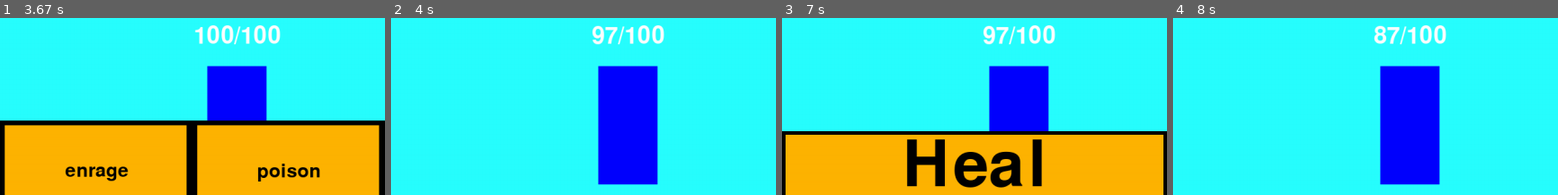
Above: before the commit, frames 1-4 (left to right).
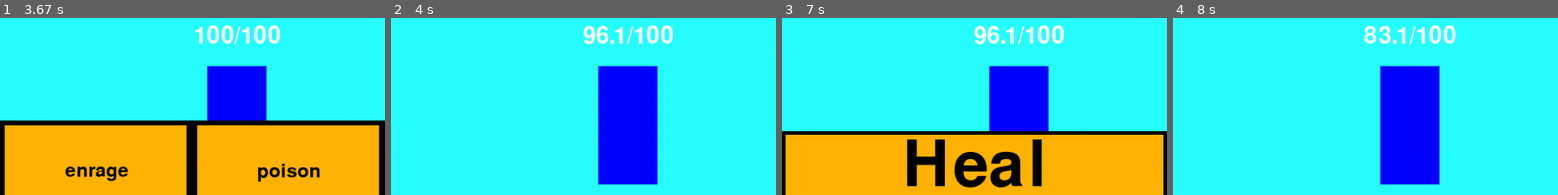
Above: after the commit, the same moments.

Repository: cast-hen/titanic_escape
Game: pygame game, started from personal/Branko/Fighting function Testing.py
Same seed, same stepped clock (60 frames per second), same inputs: the game is played once before the commit and once after it.
Inputs (mouse positions are % of the whole screen's width and height, from its top left):
- Up to frame 1 (3.67 s): click (32, 64) at 0.38 s; click (26, 29) at 0.72 s; click (23, 78) at 1.45 s; click (75, 68) at 1.78 s; click (22, 63) at 3.32 s
- Up to frame 2 (4 s): click "combo punch" at 3.68 s
- Up to frame 3 (7 s): click (79, 73) at 5.22 s; move the mouse to (38, 34) at 6.65 s; click (38, 34) at 6.95 s
- Up to frame 4 (8 s): click (17, 61) at 7.43 s; click "punch" at 7.77 s
The pictures show only the part of the screen within x 50-100%, y 28-78%; the shares and areas given below are measured in that part.

Frame 1 is identical in both runs. In frame 2, 1.6% of the frame differs, in the area x 50-74%, y 4-16%; in frame 3, 1.6%; in frame 4, 1.7%, in the area x 49-74%, y 4-16%.

Commit message:
een paar moves toegevoeg, unfinished

Diff:
--- a/personal/Branko/Fighting function Testing.py
+++ b/personal/Branko/Fighting function Testing.py
@@ -69,6 +69,8 @@
     enemyHeals = enemy.heals
     damageMultiplierPlayer = 1
     damageMultiplierEnemy = 1
+    enrageTurnsLeftPlayer = 0
+    enrageTurnsLeftEnemy = 0
     fighting = True
     state = "turnPlayer"
     draw_scene()
@@ -128,8 +130,10 @@
                             damage += 3
                             if random.randint(0, 1) == 0:
                                 done = True
+                        damage *= damageMultiplierPlayer
                     elif move == "enrage":
-                        pass
+                        damageMultiplierPlayer = 1.3
+                        enrageTurnsLeftPlayer = 4
                     elif move == "poison":
                         pass
                     elif move == "life steal":
@@ -140,6 +144,10 @@
                         enemyCurrentHealth += 20
                         if enemyCurrentHealth > enemy.hitpoints:
                             enemyCurrentHealth = enemy.hitpoints
+                    if enrageTurnsLeftPlayer > 0:
+                        enrageTurnsLeftPlayer -= 1
+                        if enrageTurnsLeftPlayer == 0:
+                            damageMultiplierPlayer = 1
                     enemyCurrentHealth -= damage
                     if enemyCurrentHealth <= 0:
                         enemyCurrentHealth = 0
@@ -198,8 +206,10 @@
                     damage += 3
                     if random.randint(0, 1) == 0:
                         done = True
+                damage *= damageMultiplierEnemy
             elif move == "enrage":
-                pass
+                damageMultiplierEnemy = 1.3
+                enrageTurnsLeftEnemy = 4
             elif move == "poison":
                 pass
             elif move == "life steal":
@@ -211,6 +221,10 @@
                 enemyCurrentHealth += 20
                 if enemyCurrentHealth > enemy.hitpoints:
                     enemyCurrentHealth = enemy.hitpoints
+            if enrageTurnsLeftEnemy > 0:
+                enrageTurnsLeftEnemy -= 1
+                if enrageTurnsLeftEnemy == 0:
+                    damageMultiplierEnemy = 1
             playerCurrentHealth -= damage
             if playerCurrentHealth <= 0:
                 playerCurrentHealth = 0
